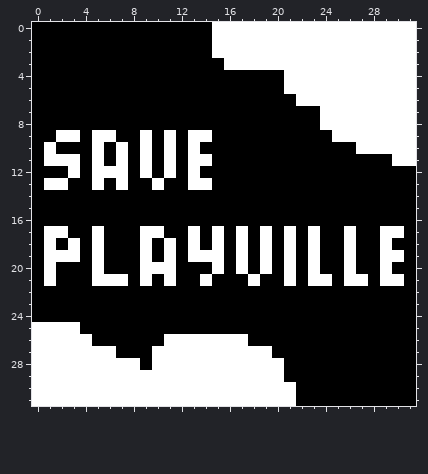
Pixel-art sprite -- source/system/icon.png. The picture above is the old version.
The file is 32x32 pixels.
Now the later version:
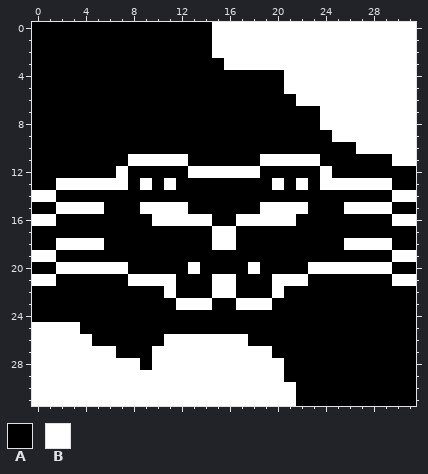
Palette (. is transparent): A #000000  B #ffffff
Diff:
y 9: x 2..3 BB -> AA; x 5..6 BB -> AA; x 9 B -> A; x 11 B -> A; x 13..14 BB -> AA
y 10: x 1 B -> A; x 5 B -> A; x 7 B -> A; x 9 B -> A; x 11 B -> A; x 13 B -> A
y 11: x 1..3 BBB -> AAA; x 5 B -> A; x 7..8 BA -> AB; x 10 A -> B; x 12..14 ABB -> BAA; x 19..23 AAAAA -> BBBBB
y 12: x 3 B -> A; x 5..6 BB -> AA; x 9 B -> A; x 11 B -> A; x 14..18 AAAAA -> BBBBB; x 24 A -> B
y 13: x 1 B -> A; x 3..4 AA -> BB; x 6 A -> B; x 9..11 ABA -> BAB; x 13..14 BB -> AA; x 20 A -> B; x 22 A -> B; x 24..29 AAAAAA -> BBBBBB
y 14: x 0..1 AA -> BB; x 30..31 AA -> BB
y 15: x 2..5 AAAA -> BBBB; x 9..12 AAAA -> BBBB; x 19..22 AAAA -> BBBB; x 26..29 AAAA -> BBBB
y 16: x 0..1 AA -> BB; x 10..14 AAAAA -> BBBBB; x 17..21 AAAAA -> BBBBB; x 30..31 AA -> BB
y 17: x 1..2 BB -> AA; x 5 B -> A; x 9..10 BB -> AA; x 13 B -> A; x 16..17 AB -> BA; x 19 B -> A; x 21 B -> A; x 23 B -> A; x 26 B -> A; x 29..30 BB -> AA
y 18: x 1..2 BA -> AB; x 4 A -> B; x 9 B -> A; x 11 B -> A; x 13 B -> A; x 16..17 AB -> BA; x 19 B -> A; x 21 B -> A; x 23 B -> A; x 27..28 AA -> BB
y 19: x 0 A -> B; x 2..3 BB -> AA; x 5 B -> A; x 9 B -> A; x 11 B -> A; x 13..15 BBB -> AAA; x 17 B -> A; x 19 B -> A; x 21 B -> A; x 23 B -> A; x 26 B -> A; x 29 B -> A; x 31 A -> B
y 20: x 1..4 BAAA -> ABBB; x 6..7 AA -> BB; x 9..11 BBB -> AAA; x 13 A -> B; x 15 B -> A; x 17..19 BAB -> ABA; x 21 B -> A; x 24..25 AA -> BB; x 27..28 AA -> BB
y 21: x 0 A -> B; x 5..8 BBBA -> AAAB; x 10 A -> B; x 14..16 BAA -> ABB; x 18 B -> A; x 20 A -> B; x 22..24 ABB -> BAA; x 26..27 BB -> AA; x 29 B -> A; x 31 A -> B
y 22: x 11 A -> B; x 15..16 AA -> BB; x 20 A -> B
y 23: x 12..14 AAA -> BBB; x 17..19 AAA -> BBB
Changed places in both pictures, as pixel boxes (x1, y1, x2, y2):
changed: (32, 130, 416, 310)
